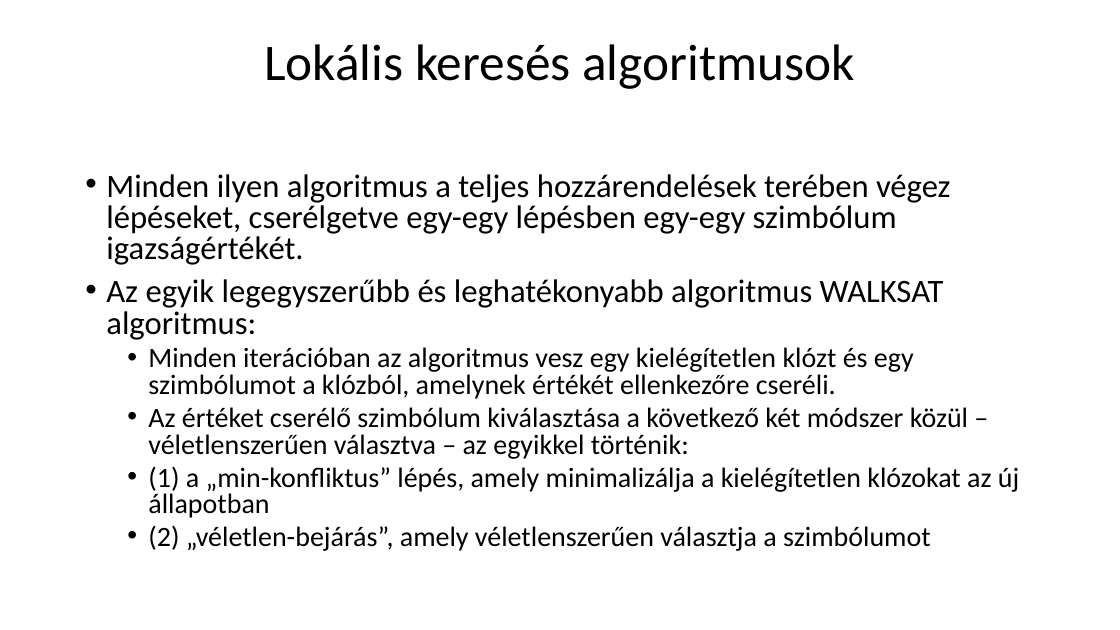
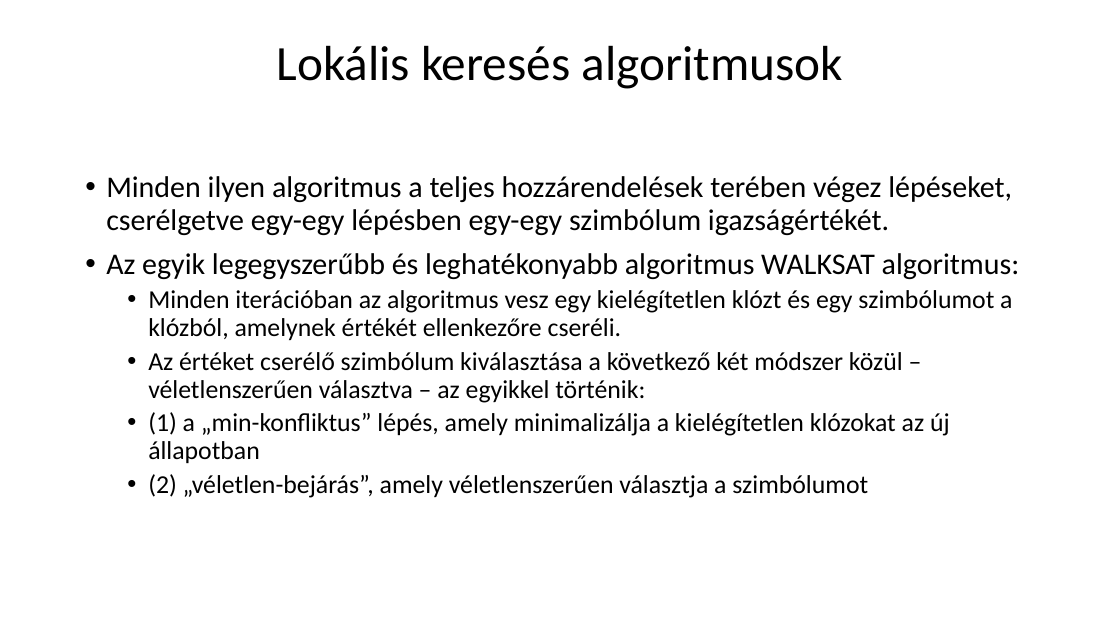
Before and after one commit to Pecneb/AdvancedC-, a slide deck: slide 50 of Eloadasok/SZE_MI/Logikai ágensek.pptx. Drawn at 1120x630 pixels with LibreOffice and Linux fonts; fonts in the diff are those of the drawing. Boxes give left, top, right and bottom in pixels: in the first picture for what was removed or moved away, otherwise in the second. Text is boxed around its words. In the diff, an @@ line names an element or a change of style, - is before the commit and + after.

```diff
--- a/Eloadasok/SZE_MI/Logikai ágensek.pptx
+++ b/Eloadasok/SZE_MI/Logikai ágensek.pptx
@@ title "Lokális keresés algoritmusok" at [276, 45, 843, 89]: size 44 to 42.2 pt @@
@@ text "Minden ilyen algoritmus a teljes ..." at [106, 176, 1020, 498]: size 28 to 25.8 pt in "Minden ilyen algoritmus a teljes hozzárendelések terében ...", "Az egyik legegyszerűbb és leghatékonyabb algoritmus WALKSAT ..."; size 24 to 22.1 pt in "Minden iterációban az algoritmus vesz egy kielégítetlen ...", "Az értéket cserélő szimbólum kiválasztása a következő ...", "(1) a „min-konfliktus” lépés, amely minimalizálja a ...", "(2) „véletlen-bejárás”, amely véletlenszerűen választja a sz ..."; line spacing 0.8 to 0.9 @@
```
Also in this commit, not shown: 28 other slides changed, 5 other files.
